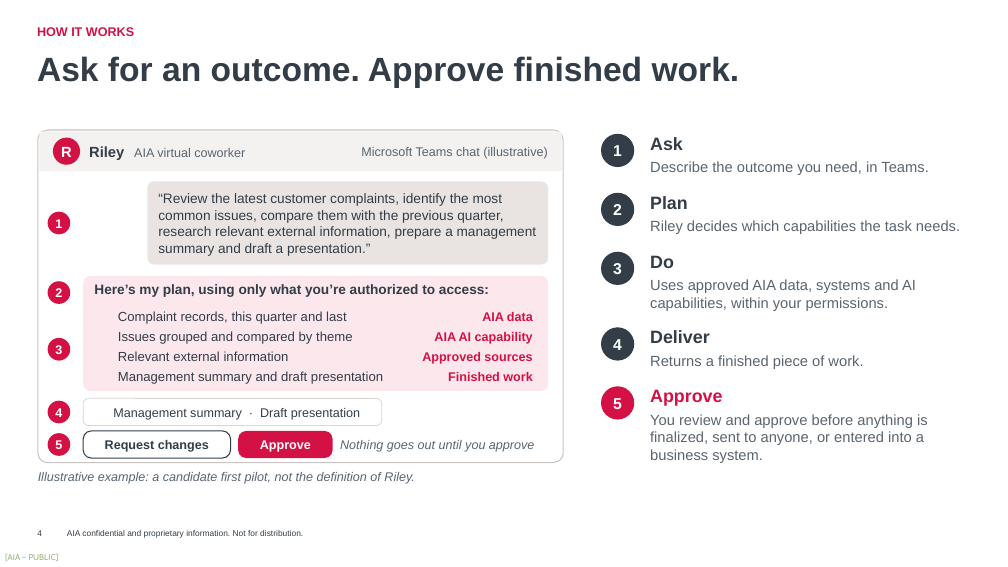
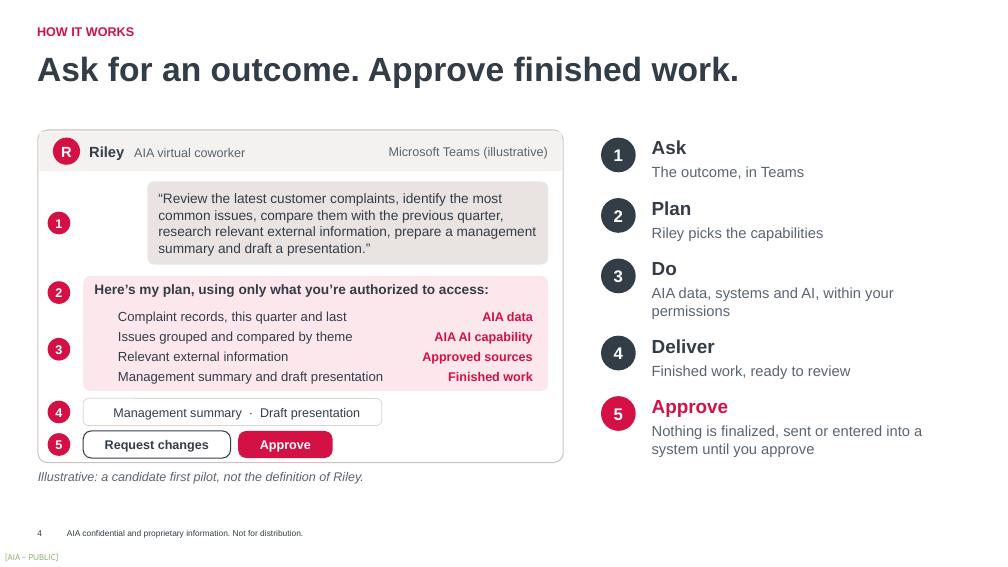
Before and after one commit to harrysokool/playground, a slide deck: slide 4 of ppt/group_inno_award/Riley_Submission_Deck_Opus.pptx. Drawn at 1008x567 pixels with LibreOffice and Linux fonts; fonts in the diff are those of the drawing; background and template pictures are left out. Boxes give left, top, right and bottom in pixels: in the first picture for what was removed or moved away, otherwise in the second. Text is boxed around its words. In the diff, an @@ line names an element or a change of style, - is before the commit and + after.

Commit message:
udpate riley deck

```diff
--- a/ppt/group_inno_award/Riley_Submission_Deck_Opus.pptx
+++ b/ppt/group_inno_award/Riley_Submission_Deck_Opus.pptx
@@ text at (x1=389, y1=147, x2=547, y2=159): text changed @@
-Microsoft Teams chat (illustrative)
+Microsoft Teams (illustrative)
@@ text at (x1=652, y1=166, x2=804, y2=179): text changed @@
-Describe the outcome you need, in Teams.
+The outcome, in Teams
@@ text at (x1=652, y1=227, x2=824, y2=241): text changed @@
-Riley decides which capabilities the task needs.
+Riley picks the capabilities
@@ 3 ellipses, 1 text moved together from (x1=601, y1=134, x2=634, y2=285) to (x1=601, y1=138, x2=636, y2=293) @@
@@ text "Do" moved from (x1=650, y1=255, x2=674, y2=268) to (x1=652, y1=262, x2=677, y2=275) @@
@@ text at (x1=652, y1=287, x2=894, y2=319): text changed @@
-Uses approved AIA data, systems and AI capabilities, within your permissions.
+AIA data, systems and AI, within your permissions
@@ text "Deliver" moved from (x1=650, y1=330, x2=710, y2=343) to (x1=652, y1=339, x2=715, y2=353) @@
@@ text at (x1=652, y1=365, x2=851, y2=379): text changed @@
-Returns a finished piece of work.
+Finished work, ready to review
@@ size 15 to 16 pt in 5 elements at (x1=614, y1=149, x2=623, y2=161), (x1=614, y1=210, x2=623, y2=222), (x1=614, y1=270, x2=623, y2=282), (x1=614, y1=347, x2=623, y2=359), (x1=614, y1=408, x2=623, y2=420) @@
@@ 2 texts, 2 ellipses moved together from (x1=601, y1=327, x2=634, y2=420) to (x1=601, y1=336, x2=636, y2=431) @@
@@ size 17 to 18 pt in 5 elements at (x1=652, y1=140, x2=687, y2=154), (x1=652, y1=201, x2=692, y2=215), (x1=652, y1=262, x2=677, y2=275), (x1=652, y1=339, x2=715, y2=353), (x1=652, y1=400, x2=729, y2=417) @@
@@ text "Approve" moved from (x1=650, y1=389, x2=722, y2=406) to (x1=652, y1=400, x2=729, y2=417) @@
@@ text removed at (x1=340, y1=440, x2=534, y2=452) @@
-Nothing goes out until you approve
@@ text at (x1=652, y1=425, x2=922, y2=457): text changed @@
-You review and approve before anything is finalized, sent to anyone, or entered into a business system.
+Nothing is finalized, sent or entered into a system until you approve
@@ text at (x1=38, y1=472, x2=364, y2=484): text changed @@
-Illustrative example: a candidate first pilot, not the definition of Riley.
+Illustrative: a candidate first pilot, not the definition of Riley.
```
Also in this commit, not shown: 10 other slides changed, 1 slide added, 1 slide removed, 1 other file.
